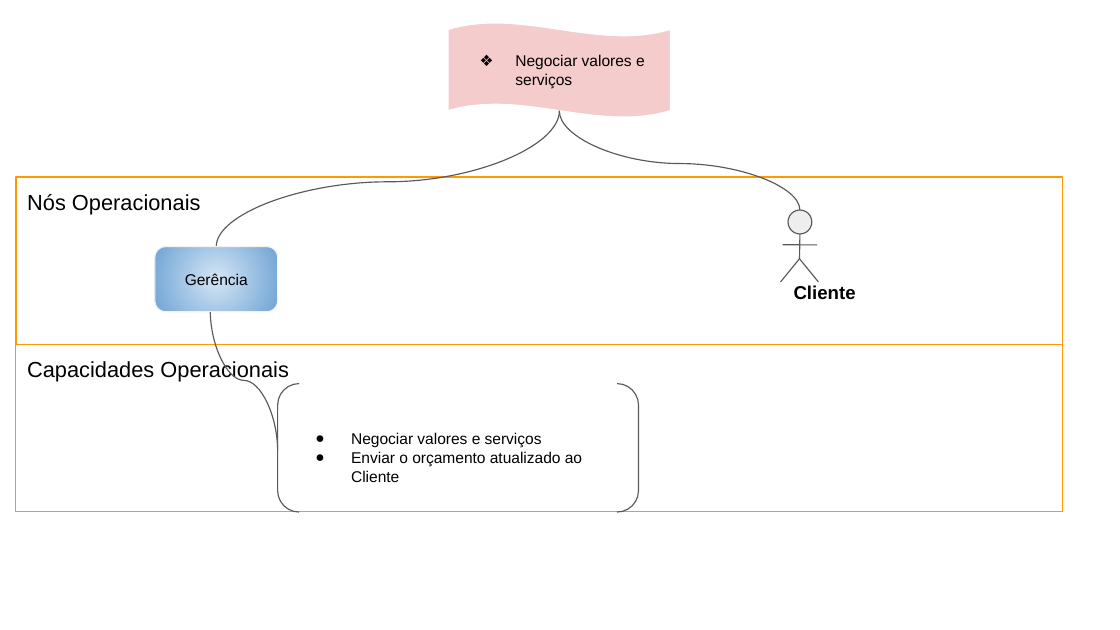
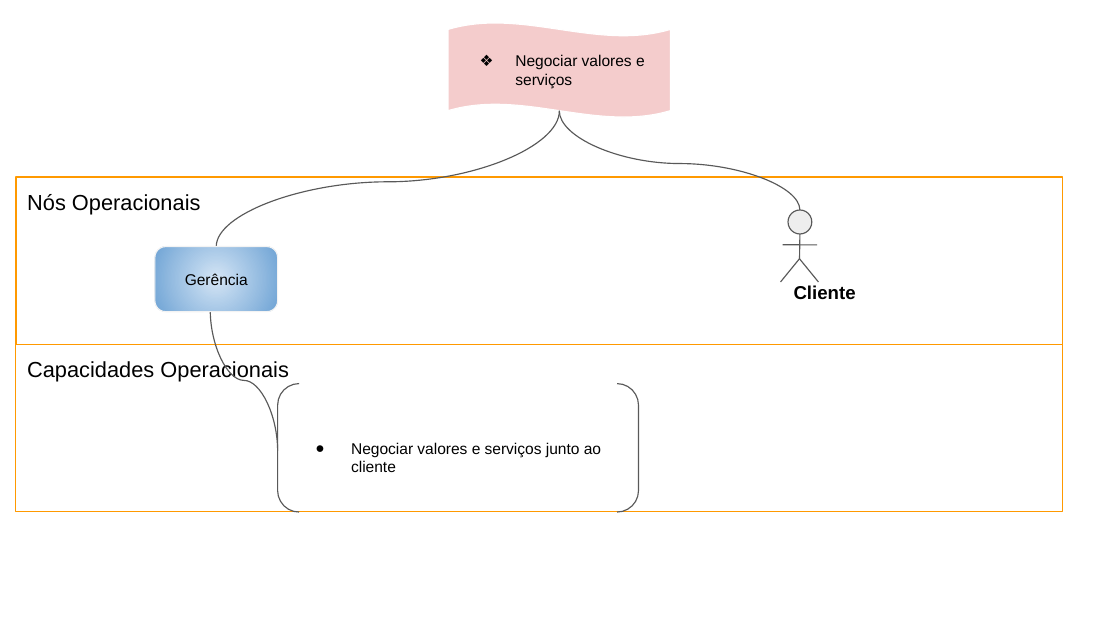
Before and after one commit to thittp/troven, a slide deck: slide 3 of 15. Arquitetura de Negócio para cada Cenário.pptx. Drawn at 1120x630 pixels with LibreOffice and Linux fonts; fonts in the diff are those of the drawing. Boxes give left, top, right and bottom in pixels: in the first picture for what was removed or moved away, otherwise in the second. Text is boxed around its words. In the diff, an @@ line names an element or a change of style, - is before the commit and + after.

```diff
--- a/15. Arquitetura de Negócio para cada Cenário.pptx
+++ b/15. Arquitetura de Negócio para cada Cenário.pptx
@@ text in bracket pair at (x1=351, y1=442, x2=601, y2=472): text changed @@
-● Negociar valores e serviços
-● Enviar o orçamento atualizado ao Cliente
+● Negociar valores e serviços junto ao cliente
```
Also in this commit, not shown: 4 other slides changed, 5 other files.
